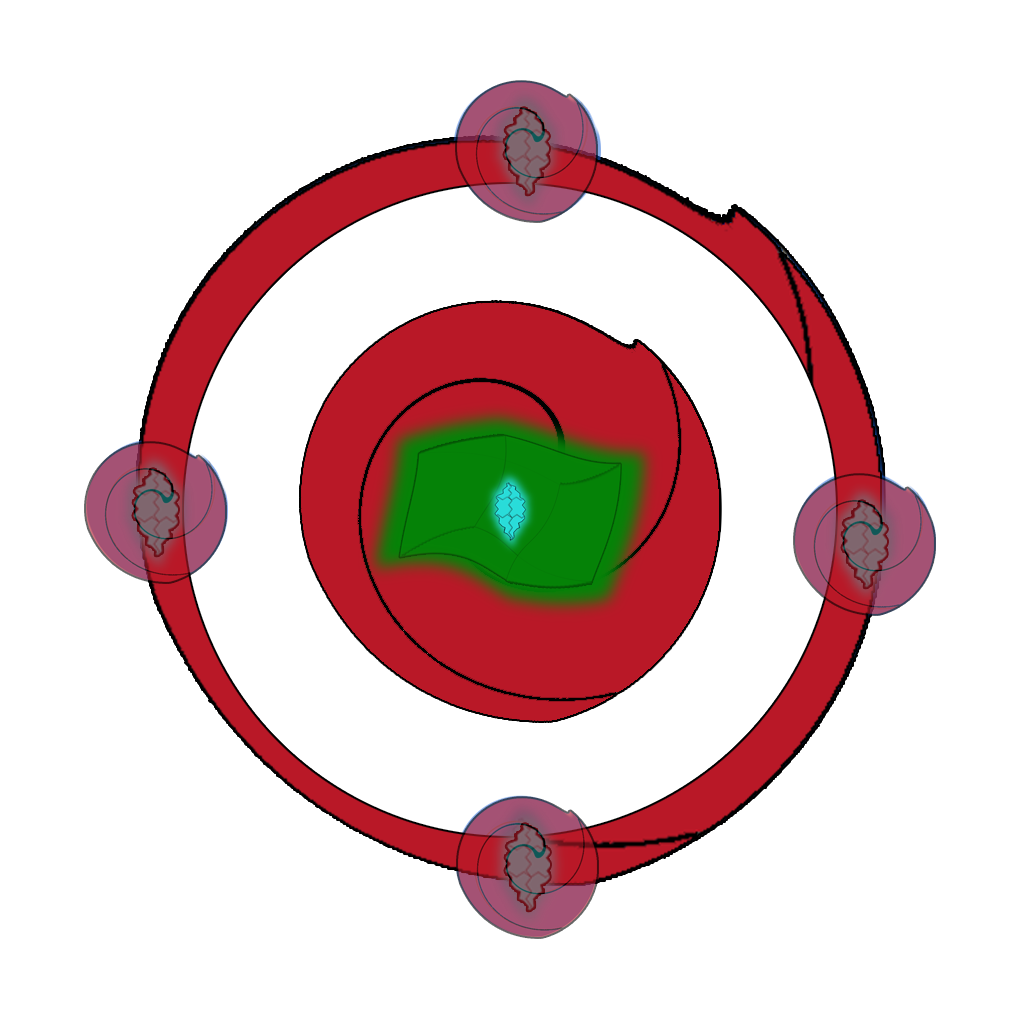
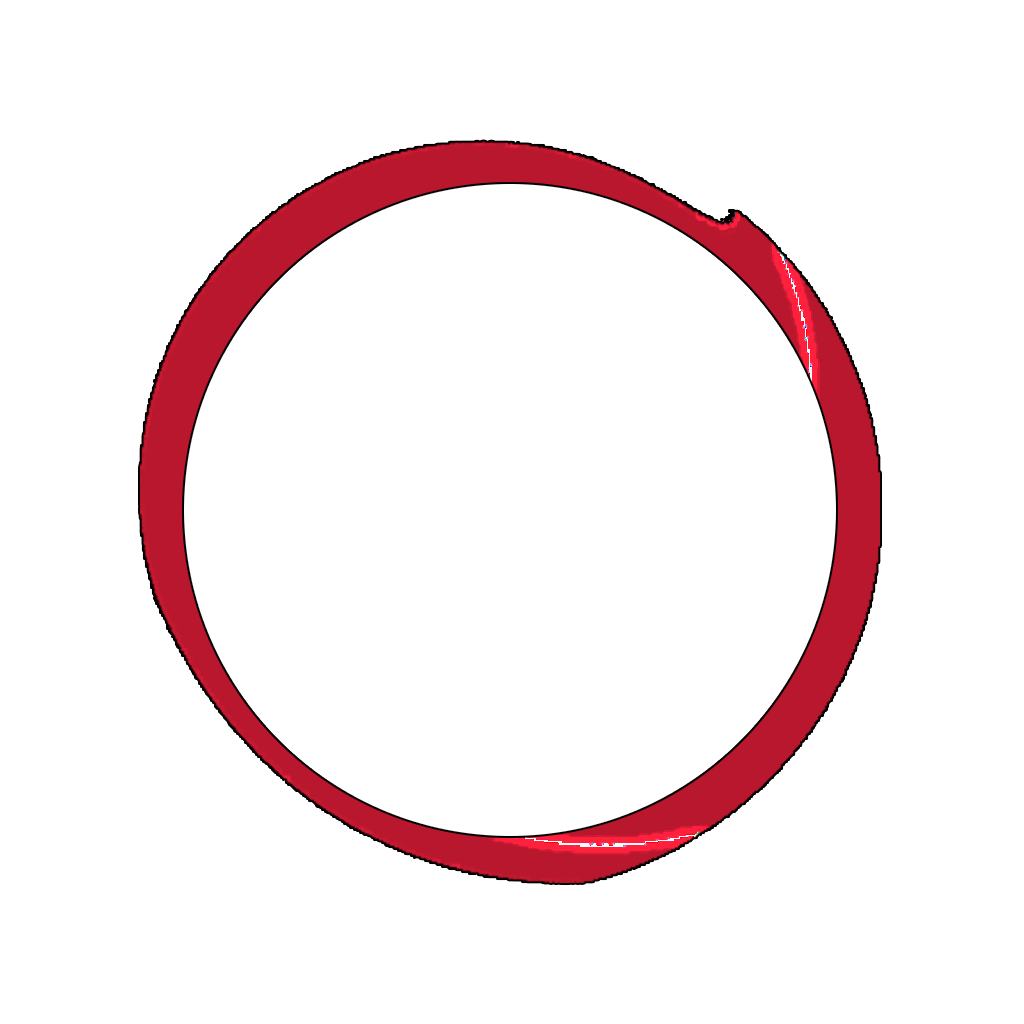
Two versions of the same layered image (1024×1024). Layer-by-layer changes:
moved "PLAYER 1" above "PLAYER 2" over [86, 80, 936, 937]
added group "test" with 7 layers in group "PLAYER 1" over [86, 80, 936, 937]
hid "Layer 4 copy 16", moved it into group "test", painted on it over [137, 80, 884, 885]
renamed "Layer 3 copy 4" to "Layer 3 copy 11", hid it over [359, 399, 664, 622]
added group "Group 1" with 7 layers in group "PLAYER 2" over [84, 80, 936, 939]
hid "Layer 4 copy 19", moved it into group "Group 1", painted on it over [455, 795, 599, 939]
hid "Layer 4 copy 18", moved it into group "Group 1", painted on it over [86, 80, 598, 583]
hid "Layer 4 copy 17", moved it into group "Group 1", painted on it over [84, 441, 936, 616]
hid "Layer 4 copy 3", moved it into group "Group 1", painted on it over [137, 136, 884, 885]
moved "Layer 4 copy 5" into group "Group 1", painted on it over [140, 141, 880, 883]
hid "Layer 3" over [358, 400, 663, 623]
hid "Layer 4 copy 11" over [793, 473, 936, 616]
hid "Layer 4 copy 13" over [456, 796, 599, 939]
hid "Layer 4 copy 12" over [455, 80, 598, 223]
hid "Layer 4 copy 6" over [84, 441, 227, 584]
hid "Layer 4 copy 2" over [301, 302, 719, 721]
hid "Layer 4 copy 4" over [140, 141, 880, 883]
